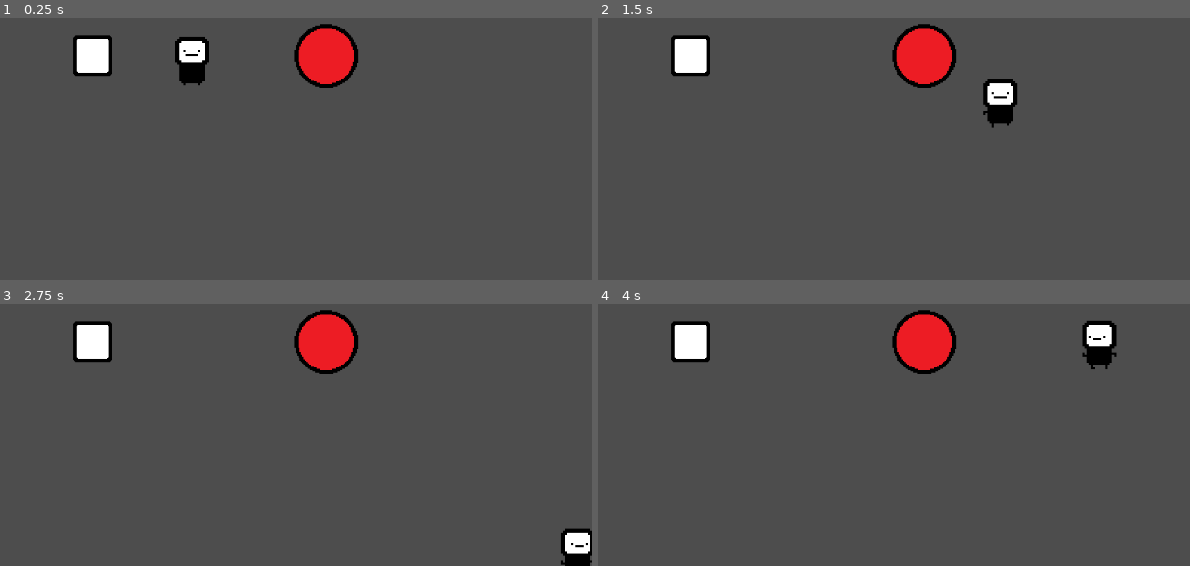
Above: before the commit, frames 1-4 (two rows, left to right).
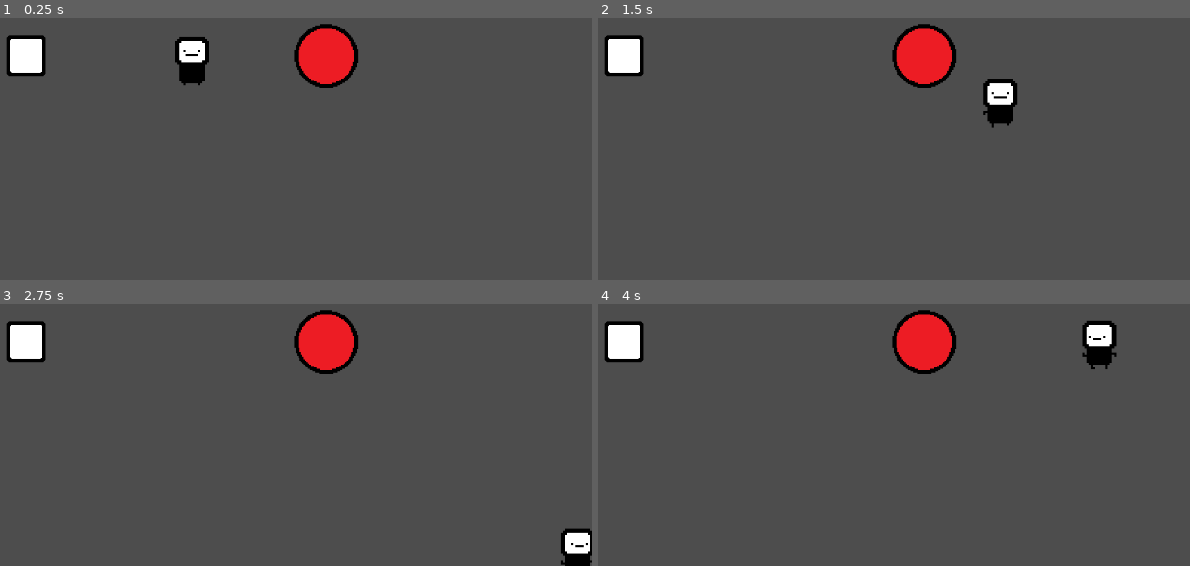
Above: after the commit, the same moments.

Repository: hugobiella/bit-memory
Game: Godot game, scene res://scenes/game.tscn
Same seed, same stepped clock (60 frames per second), same inputs: the game is played once before the commit and once after it.
Inputs:
- Up to frame 1 (0.25 s): no input
- Up to frame 2 (1.5 s): hold D (move_right) 0.53-1.28 s; hold E (interact) 0.53-1.28 s; hold S (move_down) from 1.28 s (still down); tap E (interact) at 1.35 s
- Up to frame 3 (2.75 s): release S (move_down) at 2.03 s; hold D (move_right) from 2.03 s (still down); hold E (interact) from 2.03 s (still down)
- Up to frame 4 (4 s): release D (move_right) at 2.78 s; release E (interact) at 2.78 s; hold W (move_up) 2.78-3.53 s; tap E (interact) at 2.85 s; tap Enter at 3.5 s; hold A (move_left) from 3.53 s (still down); hold E (interact) from 3.53 s (still down)

The runs differ from the first frame. In frame 1, 2.0% of the frame differs, in the area x 1-19%, y 6-23%; in frame 2, 2.0%; in frame 3, 2.0%; in frame 4, 2.0%.

Commit message:
package deleted working

Diff:
--- a/new-game-project/scenes/game.tscn
+++ b/new-game-project/scenes/game.tscn
@@ -12,7 +12,7 @@
 zoom = Vector2(0.5, 0.5)
 
 [node name="PackageGenerator" parent="." instance=ExtResource("3_xmbt7")]
-position = Vector2(-192, 0)
+position = Vector2(-320, 0)
 
 [node name="ScoreArea" parent="." instance=ExtResource("3_nqsge")]
 position = Vector2(256, 0)
--- a/new-game-project/scenes/package.tscn
+++ b/new-game-project/scenes/package.tscn
@@ -12,6 +12,8 @@
 
 [node name="package" type="RigidBody2D"]
 gravity_scale = 0.0
+freeze = true
+freeze_mode = 1
 script = ExtResource("1_2c8g6")
 
 [node name="CollisionShape2D" type="CollisionShape2D" parent="."]
--- a/new-game-project/scripts/globals.gd
+++ b/new-game-project/scripts/globals.gd
@@ -1,11 +1,12 @@
 extends Node2D
 
 var being_carried = false
+var package_exploded = false
 var score = 0
 
 func add_points(points):
 	score += points
-	print("Pontuação atual: ", score)
+	print("points: ", score)
 
 func get_score():
 	return score
--- a/new-game-project/scripts/player.gd
+++ b/new-game-project/scripts/player.gd
@@ -11,7 +11,7 @@
 func _physics_process(delta):
 	move(delta)
 
-	if carrying_object:
+	if carrying_object && Globals.package_exploded == false:
 		carrying_object.position = global_position + pickup_offset
 
 func move(delta):
--- a/new-game-project/scripts/score_area.gd
+++ b/new-game-project/scripts/score_area.gd
@@ -1,10 +1,10 @@
 extends Area2D
 
-
-
 func _on_body_entered(body):
-	print("Corpo detectado: ", body.name)
+	print("body detected: ", body.name)
 	if body is RigidBody2D and body.name == "package":
+		var player = get_tree().get_first_node_in_group("player") as CharacterBody2D
+		Globals.package_exploded = true
 		Globals.add_points(10)
-		print("Excluindo package")
+		print("deleting package...")
 		body.queue_free()
